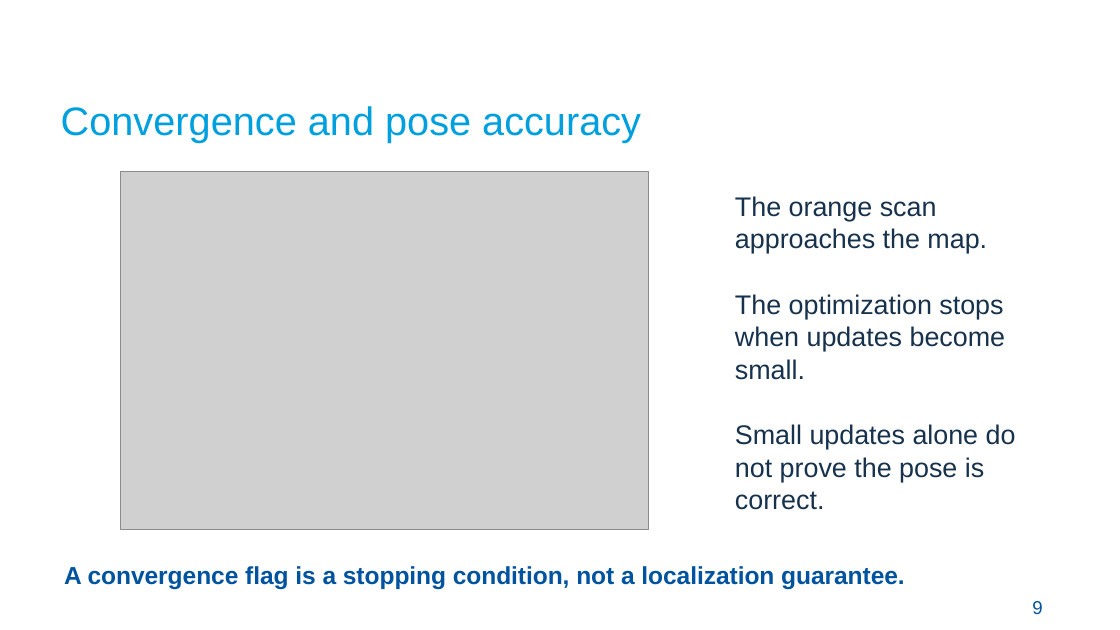
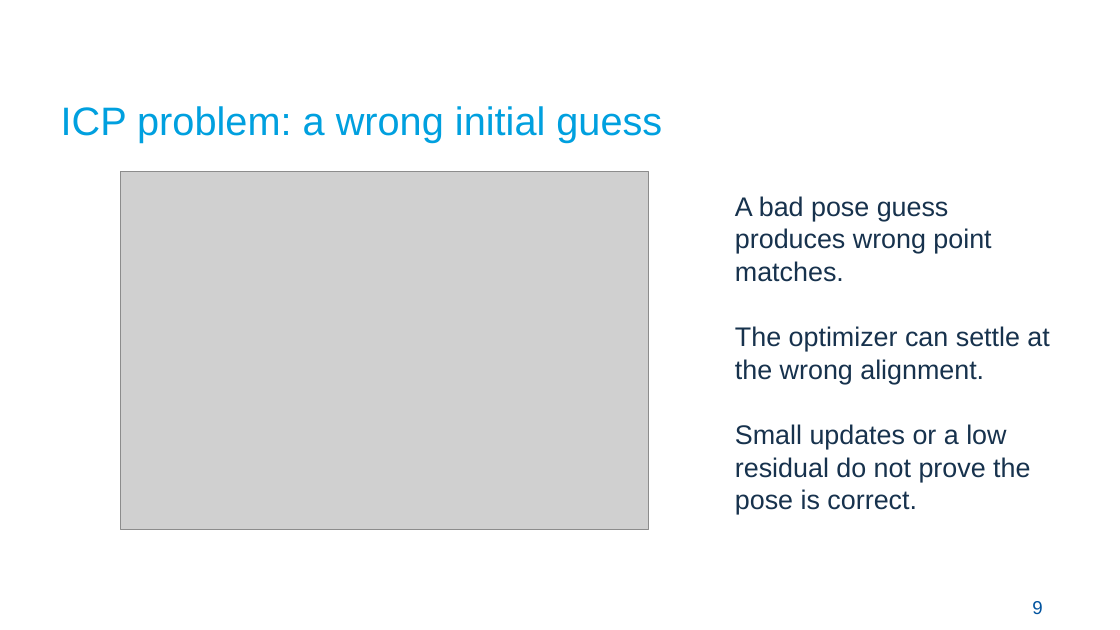
Before and after one commit to Croquembouche/Intro2AV-CourseContent, a slide deck: slide 9 of 2026/Presentations/Lecture 5 Localization for Autonomous Driving.pptx. Drawn at 1120x630 pixels with LibreOffice and Linux fonts; fonts in the diff are those of the drawing; grey boxes stand for pictures; background and template pictures are left out. Boxes give left, top, right and bottom in pixels: in the first picture for what was removed or moved away, otherwise in the second. Text is boxed around its words. In the diff, an @@ line names an element or a change of style, - is before the commit and + after.

Commit message:
Rework localization lecture around algorithm benefits and limitations

```diff
--- a/2026/Presentations/Lecture 5 Localization for Autonomous Driving.pptx
+++ b/2026/Presentations/Lecture 5 Localization for Autonomous Driving.pptx
@@ text at [61,106,662,143]: text changed @@
-Convergence and pose accuracy
+ICP problem: a wrong initial guess
@@ text at [735,196,1049,514]: text changed @@
-The orange scan approaches the map.
-The optimization stops when updates become small.
-Small updates alone do not prove the pose is correct.
+A bad pose guess produces wrong point matches.
+The optimizer can settle at the wrong alignment.
+Small updates or a low residual do not prove the pose is correct.
@@ text removed at [64,566,905,589] @@
-A convergence flag is a stopping condition, not a localization guarantee.
```
Also in this commit, not shown: 21 other slides changed, 13 slides added, 9 slides removed, 8 other files.
